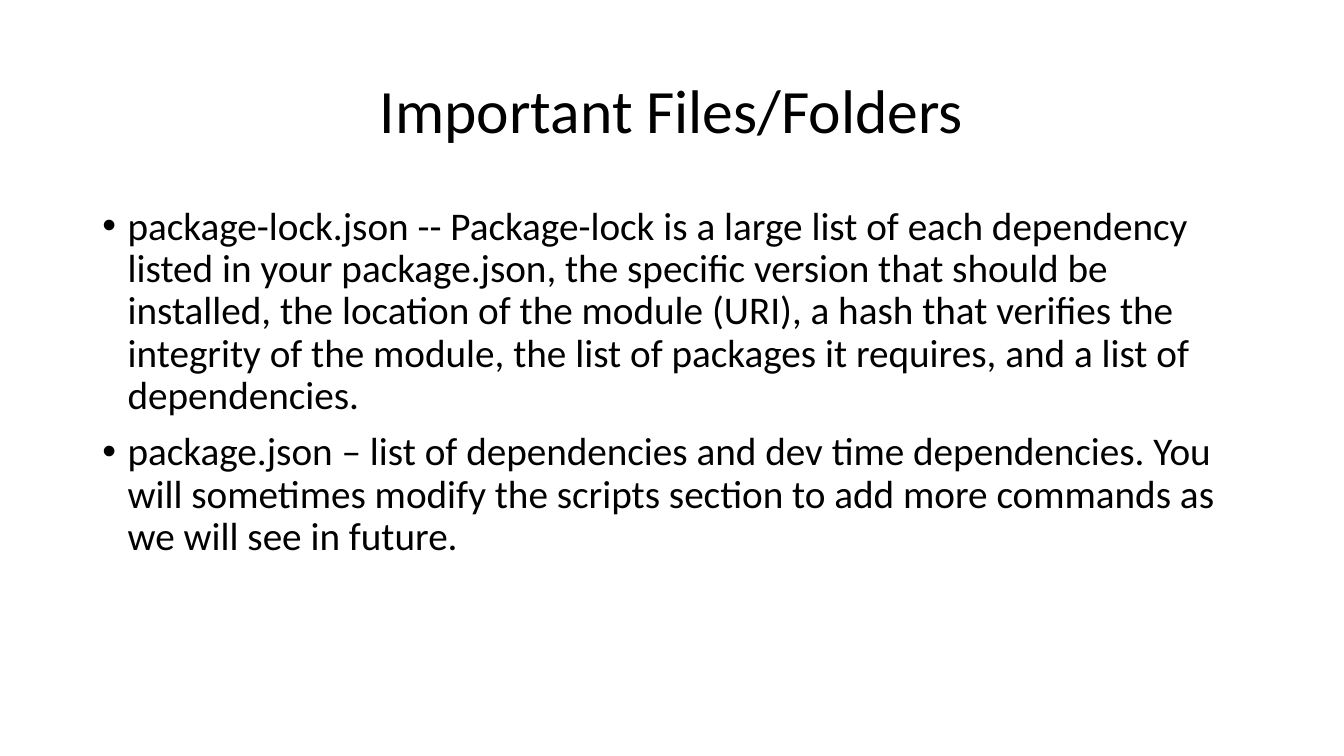
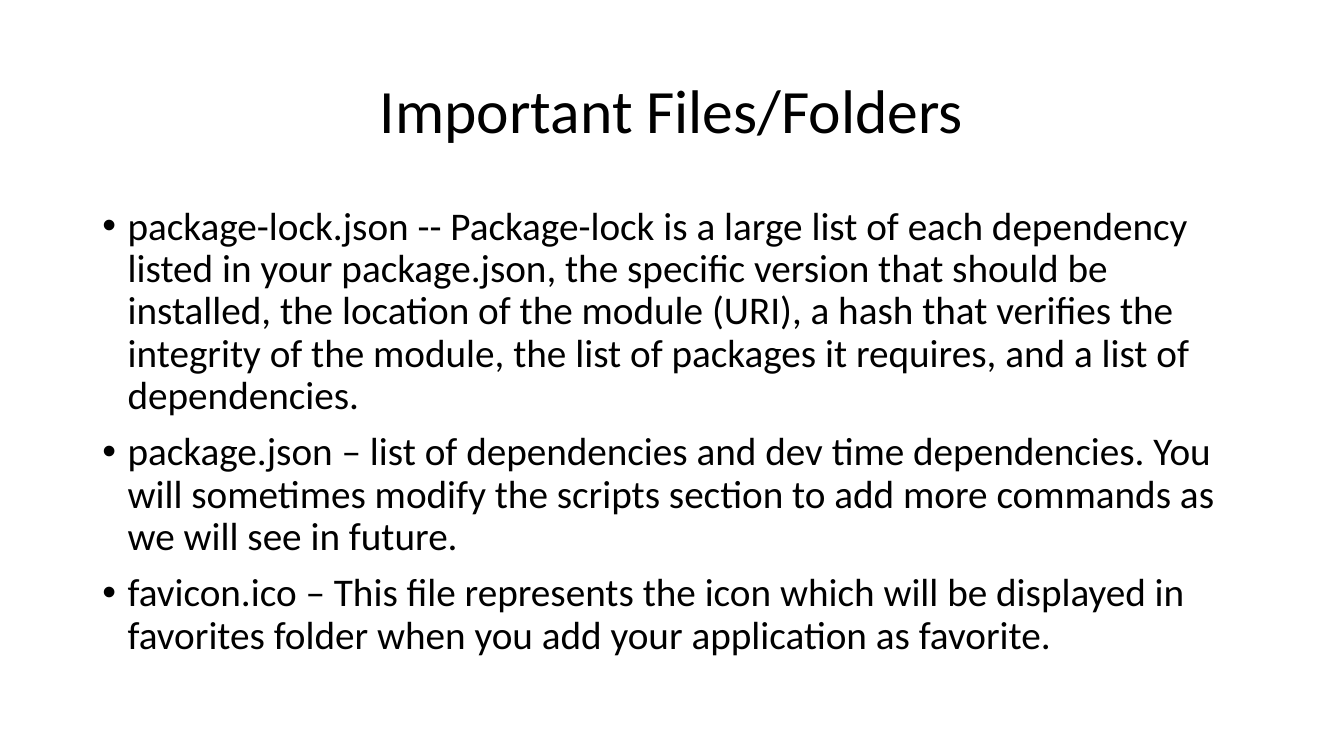
Before and after one commit to kontacthimanshu/angular-fundamentals, a slide deck: slide 13 of PPTs/02-AngularIntroduction.pptx. Drawn at 1344x756 pixels with LibreOffice and Linux fonts; fonts in the diff are those of the drawing. Boxes give left, top, right and bottom in pixels: in the first picture for what was removed or moved away, otherwise in the second. Text is boxed around its words. In the diff, an @@ line names an element or a change of style, - is before the commit and + after.

Commit message:
Completed PPTs

```diff
--- a/PPTs/02-AngularIntroduction.pptx
+++ b/PPTs/02-AngularIntroduction.pptx
@@ text at (128, 578, 1185, 656): paragraph added @@
+• favicon.ico – This file represents the icon which will be displayed in favorites folder when you add your application as favorite.
```
Also in this commit, not shown: 6 slides added, 7 other files.
